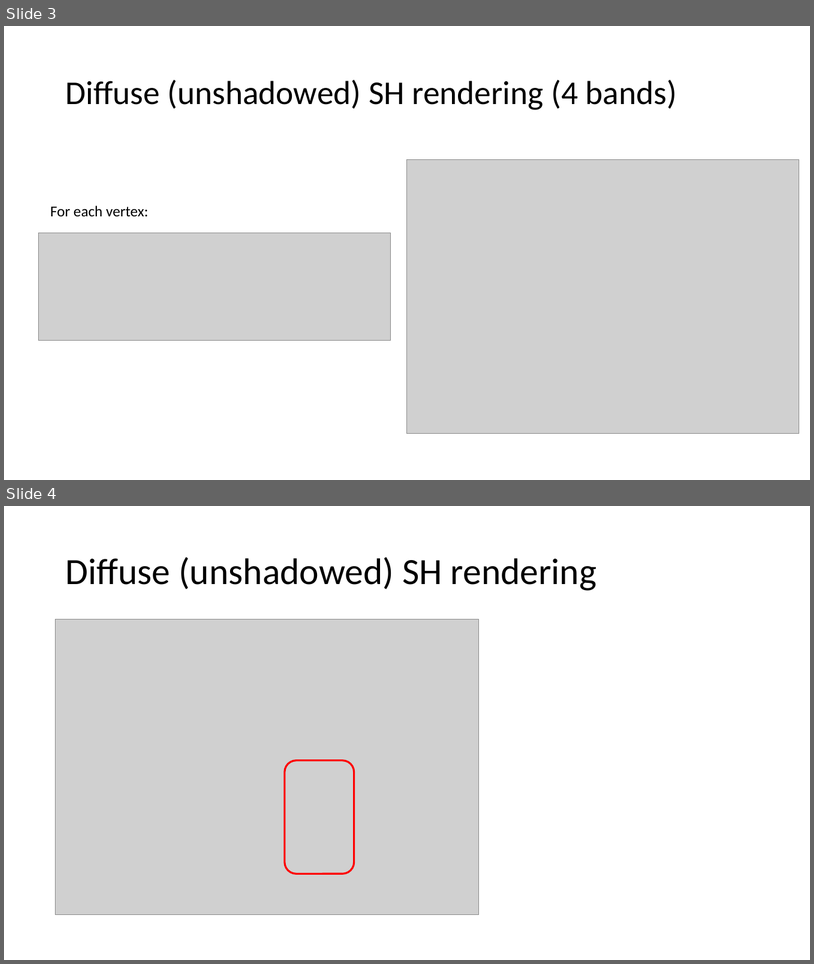
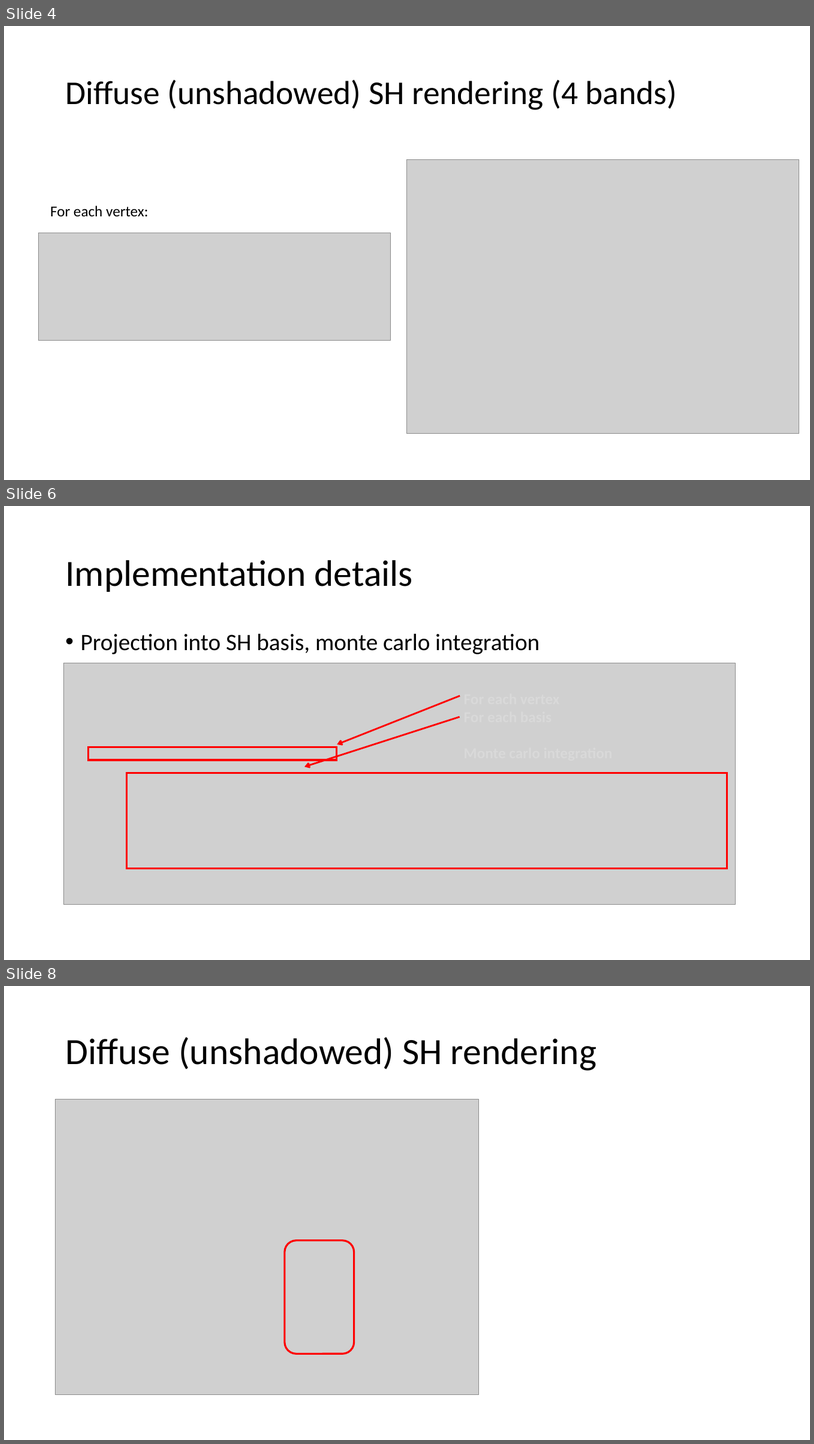
Before and after one commit to ShengCN/Spherical-Harmoincs-Shadows, a slide deck: Checkpoint 2&3.pptx. Shown one above the other, each under a label of ours: slides 3 and 4 before the commit, slides 4, 6 and 8 after it; the slides between them are not shown. The pictures are 814x964 and 814x1444 pixels, drawn with LibreOffice and Linux fonts; fonts in the diff are those of the drawing; grey boxes stand for pictures. Boxes give left, top, right and bottom in pixels: in the first picture for what was removed or moved away, otherwise in the second. Text is boxed around its words. In the diff, an @@ line names an element or a change of style, - is before the commit and + after.

Commit message:
finish final project

```diff
--- a/Checkpoint 2&3.pptx
+++ b/Checkpoint 2&3.pptx
@@ slide 6 added at bbox=[4, 506, 810, 960], background #FFFFFF @@
@@ title added at bbox=[65, 560, 413, 592], 44 pt, text #000000 @@
+Implementation details
@@ text added at bbox=[81, 633, 540, 654], 28 pt, text #000000 @@
+• Projection into SH basis, monte carlo integration
@@ picture added at bbox=[64, 663, 735, 904] @@
@@ arrow added from (460, 696) to (338, 744), #FF0000 2 pt @@
@@ arrow added from (460, 717) to (305, 767), #FF0000 2 pt @@
@@ rectangle added at bbox=[88, 747, 337, 760], outline #FF0000 2.25 pt @@
@@ rectangle added at bbox=[127, 773, 728, 868], outline #FF0000 2.25 pt @@
@@ what was slide 3 is now slide 4 @@
@@ what was slide 4 is now slide 8 @@
```
Also in this commit, not shown: 1 slide changed, 4 other slides added, 2 other files.
